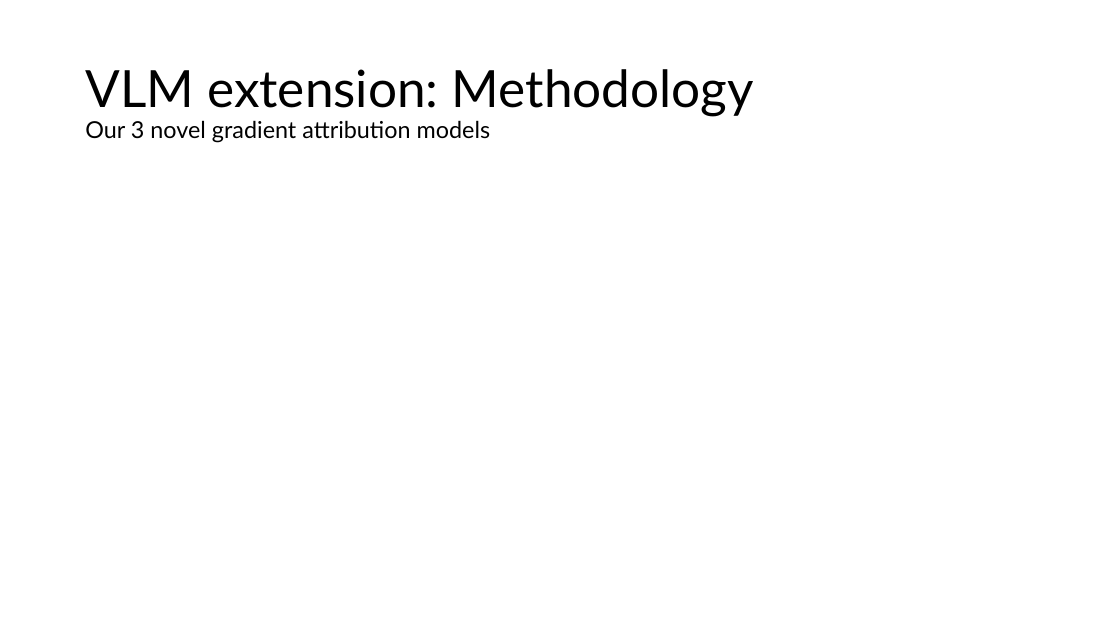
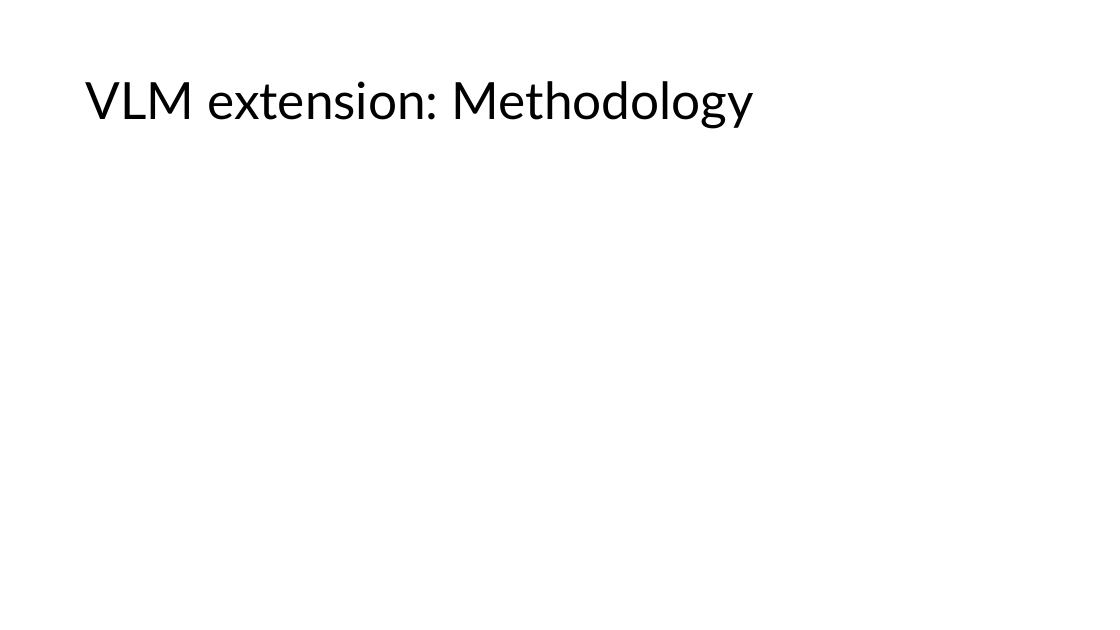
Before and after one commit to dev4-gpt/blissful-bose, a slide deck: slide 12 of Presentation1.pptx (slide 14 before the commit). Drawn at 1120x630 pixels with LibreOffice and Linux fonts; fonts in the diff are those of the drawing; grey boxes stand for pictures. Boxes give left, top, right and bottom in pixels: in the first picture for what was removed or moved away, otherwise in the second. Text is boxed around its words. In the diff, an @@ line names an element or a change of style, - is before the commit and + after.

```diff
--- a/Presentation1.pptx
+++ b/Presentation1.pptx
@@ title at (85, 81, 754, 129): text changed; size 20 to 44 pt @@
-VLM extension: Methodology
-Our 3 novel gradient attribution models
+VLM extension: Methodology
```
Also in this commit, not shown: 14 other slides changed, 7 slides added, 1 slide removed, 4 other files.
